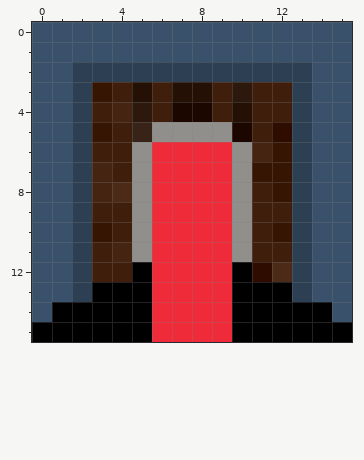
Two states of a pixel-art sprite, res/textures/start.png. Above is the file before it was changed.
The file is 16x16 pixels. Colours within 5 levels of each other are drawn and written as one.
And afterwards:
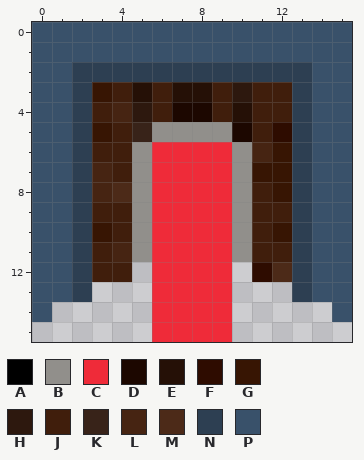
Palette (. is transparent): A #000000  B #918f8b  C #ef2b39  D #1c0700  E #251006  F #2e0c00  G #371503  H #2d180e  J #401e0c  K #382319  L #462412  M #4c2a18  N #2d3f52  P #39516a
Edits made:
{"y":12,"x":5,"old":"A","new":"."}
{"y":12,"x":10,"old":"A","new":"."}
{"y":13,"x":3,"old":"AAA","new":"..."}
{"y":13,"x":10,"old":"AAA","new":"..."}
{"y":14,"x":1,"old":"AAAAA","new":"....."}
{"y":14,"x":10,"old":"AAAAA","new":"....."}
{"y":15,"x":0,"old":"AAAAAA","new":"......"}
{"y":15,"x":10,"old":"AAAAAA","new":"......"}
